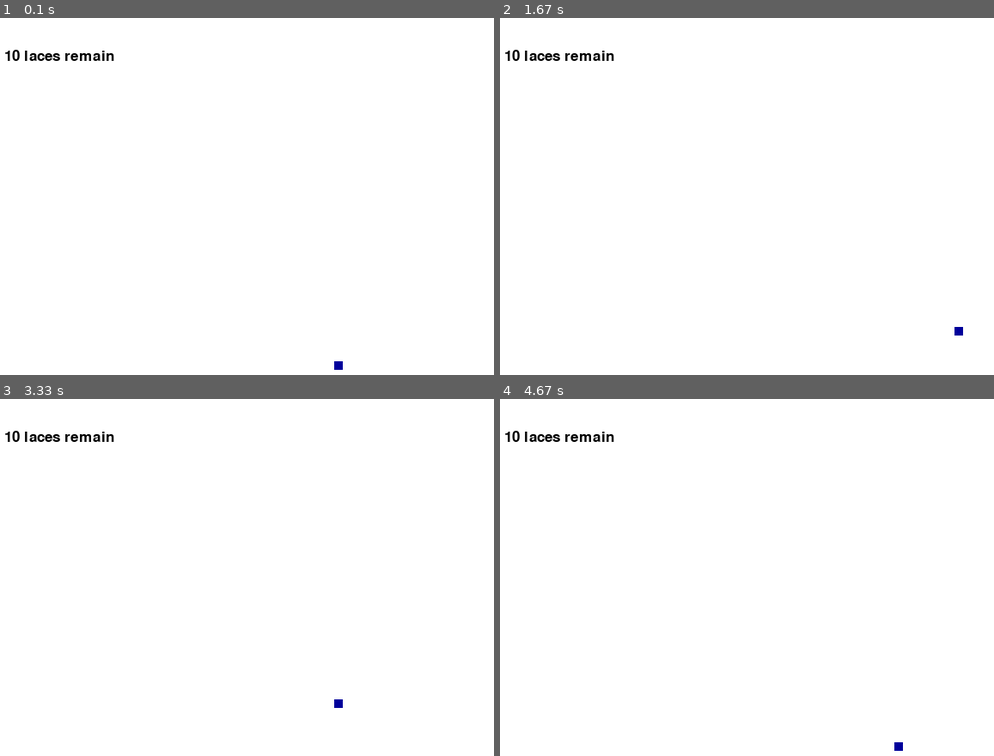
Above: before the commit, frames 1-4 (two rows, left to right).
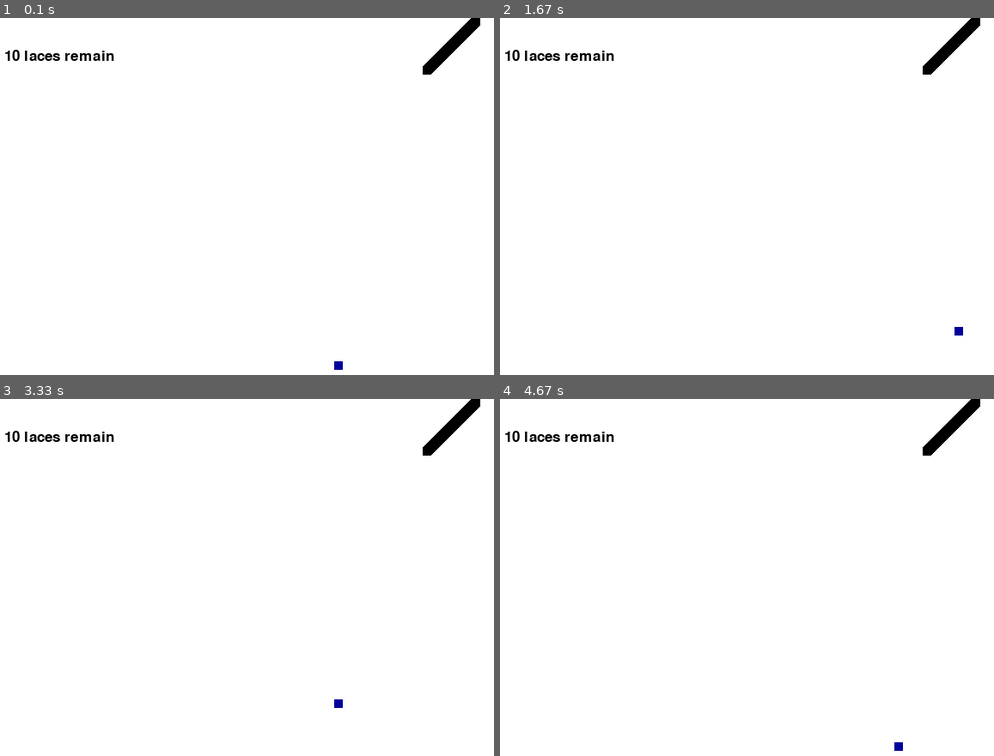
Above: after the commit, the same moments.

Repository: Andrew-Pynch/neuralink-bot
Game: pygame game, started from surgery_game.py
Two runs of this game, one before a commit and one after it. Both use one fixed random seed, a clock stepped at 60 frames per second and the inputs below.
Inputs:
- Up to frame 1 (0.1 s): no input
- Up to frame 2 (1.67 s): hold Right 0.33-0.8 s; hold Up 0.83-1.13 s; hold Right 1.17-1.63 s
- Up to frame 3 (3.33 s): hold Left 1.67-2.2 s; hold Down 2.23-2.53 s; hold Left 2.57-2.97 s; hold Up from 3 s (still down)
- Up to frame 4 (4.67 s): release Up at 3.37 s; hold Right 3.4-4.03 s; hold Down 4.07-4.43 s; hold Left from 4.47 s (still down)

The runs differ from the first frame. In frame 1, 0.5% of the frame differs, in the area x 85-98%, y 0-16%; in frame 2, 0.5%; in frame 3, 0.5%; in frame 4, 0.5%.

Commit message:
implement more of the recursive function, now it draws a line

Diff:
--- a/surgery_game.py
+++ b/surgery_game.py
@@ -36,9 +36,10 @@
 # List of laces
 lace_list = []
 
-#list of fractal coordinates:
+# Size of the vessel on the screen
+vessel_size = 10
+# List of fractal coordinates:
 vessel_list = []
-
 
 
 ### N0TE: ALL THESE FUNCTIONS ARE JUST A GUESS AT WHAT THE STRUCTURE OF THE PROGRAM WILL BE... ###
@@ -74,31 +75,43 @@
 
 
     """MATTS NOTES"""
-    # start_x = random.randint(0, display_width)
-    # start_y = random.randint(0, display_height)
-    # init_position = [start_x, start_y]
-    # # Add to vessel_list
+    start_x = random.randint(0, display_width)
+    start_y = random.randint(0, display_height)
+
+    init_position = [start_x, start_y]
+    # Add to vessel_list
     # vessel_list.append(init_position)
 
-    # recurse(start_x, start_y, -1)
-
-
-
-
-def recurse(vessel_list):
+    recurse(start_x, start_y, -1)
+
+    render_vessels(vessel_list)
+
+
+
+
+def recurse(x, y, prev_direction):
     """Recursively generate a list of coordinates"""
     # base case: fractal goes off screen
     # take the previous coordinate, and either go down, left, right, or up,
     # but don't go in the same direction as the previous pixel.
     # previous direction: 0 for left, 1 for up, 2 for right, 3 for down
 
-
-
-
-
-
-    # later, I will implement the random function
-    pass
+    # add the coordinate pair to the list
+    coords = [x, y]
+    vessel_list.append(coords)
+
+    #if the current point is on the screen, creat a new point diagonal to the current point
+    if x < display_width and x >= 0 and y < display_height and y >= 0:
+        recurse(x+1, y-1, -1)
+
+    # later, I will implement the random function to go in random directions of random lengths
+    # pass
+
+
+def render_vessels(vessel_list):
+    """RENDER ALL THE VESSELS"""
+    for coord_pair in vessel_list:
+        pygame.draw.rect(game_display, black, [coord_pair[0], coord_pair[1], vessel_size, vessel_size])
 
 
 
@@ -174,6 +187,7 @@
 
     """RENDER THE VESSELS ON SCREEN"""
     vessels(vessel_list)
+    print("Vessels: ")
     print(vessel_list)
 
     # X AND Y COORDS OF THE LACE
@@ -274,8 +288,12 @@
         # We have to render the background first since layers are in order from furthest to closest
         game_display.fill(white)
 
+        """RENDER ALL THE VESSELS"""
+        render_vessels(vessel_list)
+
         """### RENDER ALL THE LACES ###"""
         render_lace(x, y, lace_list)
+
         # Cleanup lace list
         lace_cleanup(lace_list)
 
